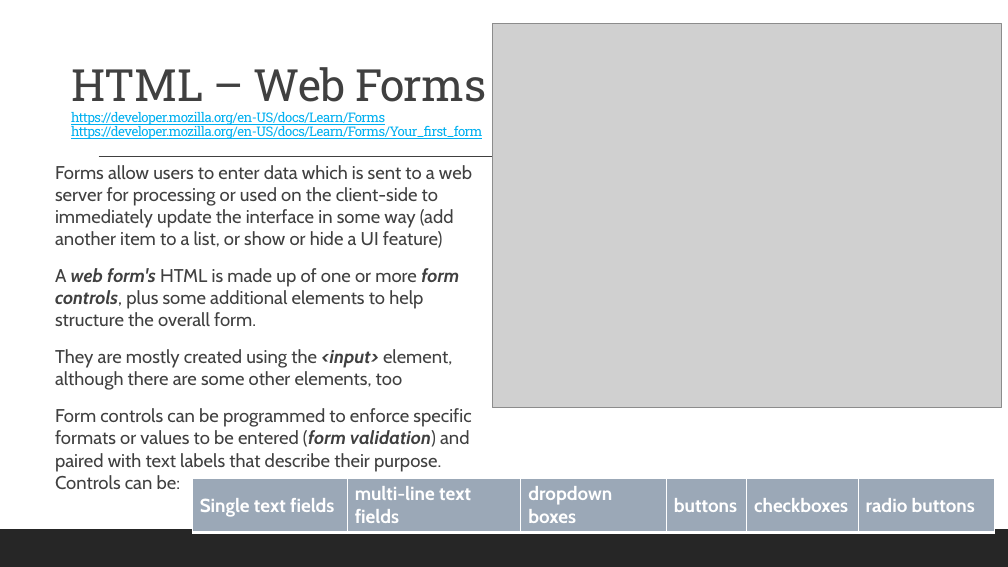
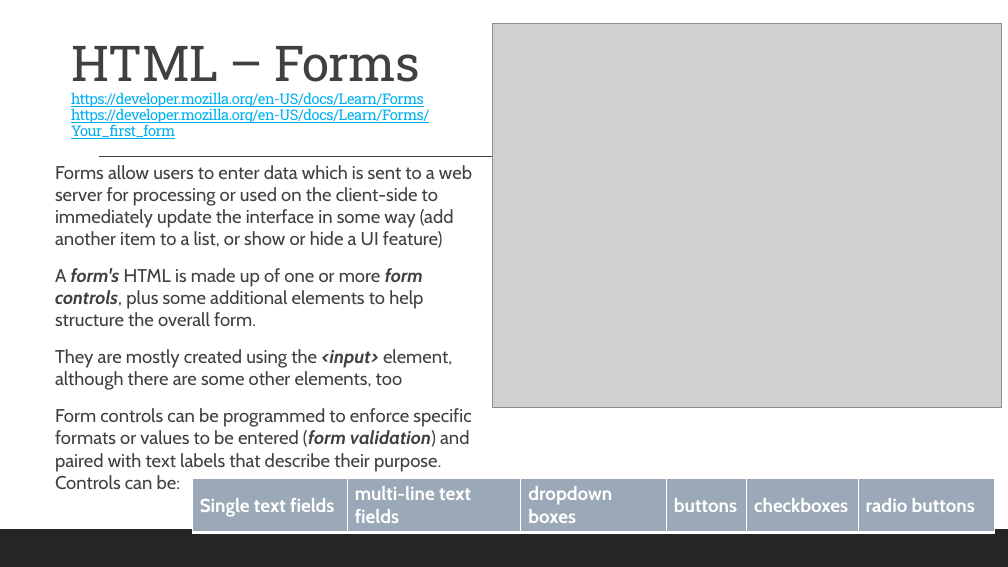
Before and after one commit to 2002-feb24-net/trainer-code, a slide deck: slide 19 of REPO_MarksCodeAndPPTs/DotNetPPTs/dotnetWeek3Ppts/D12_.NET_HTMLFundamentals.pptx. Drawn at 1008x567 pixels with LibreOffice and Linux fonts; fonts in the diff are those of the drawing; grey boxes stand for pictures. Boxes give left, top, right and bottom in pixels: in the first picture for what was removed or moved away, otherwise in the second. Text is boxed around its words. In the diff, an @@ line names an element or a change of style, - is before the commit and + after.

```diff
--- a/REPO_MarksCodeAndPPTs/DotNetPPTs/dotnetWeek3Ppts/D12_.NET_HTMLFundamentals.pptx
+++ b/REPO_MarksCodeAndPPTs/DotNetPPTs/dotnetWeek3Ppts/D12_.NET_HTMLFundamentals.pptx
@@ title at box(71, 46, 429, 139): text changed; size 12.6 to 14 pt @@
-HTML – Web Forms
-https://developer.mozilla.org/en-US/docs/Learn/Forms
-https://developer.mozilla.org/en-US/docs/Learn/Forms/Your_first_form
+HTML – Forms
+https://developer.mozilla.org/en-US/docs/Learn/Forms
+https://developer.mozilla.org/en-US/docs/Learn/Forms/Your_first_form
@@ text at box(55, 268, 423, 326): text changed @@
-A web form's HTML is made up of one or more form controls, plus some additional elements to help structure the overall form.
+A form's HTML is made up of one or more form controls, plus some additional elements to help structure the overall form.
```
Also in this commit, not shown: 7 other slides changed, 1 slide added, 3 other files.
